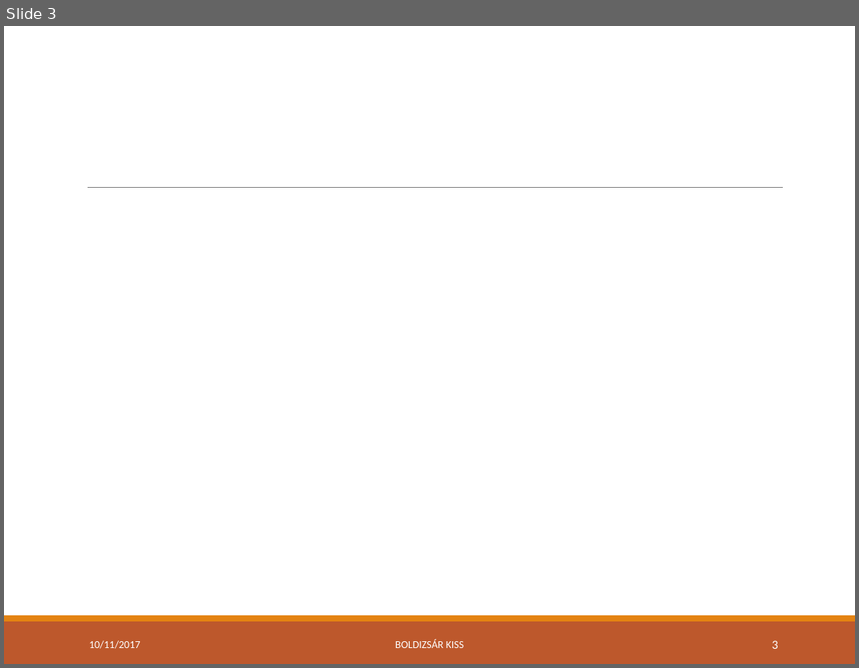
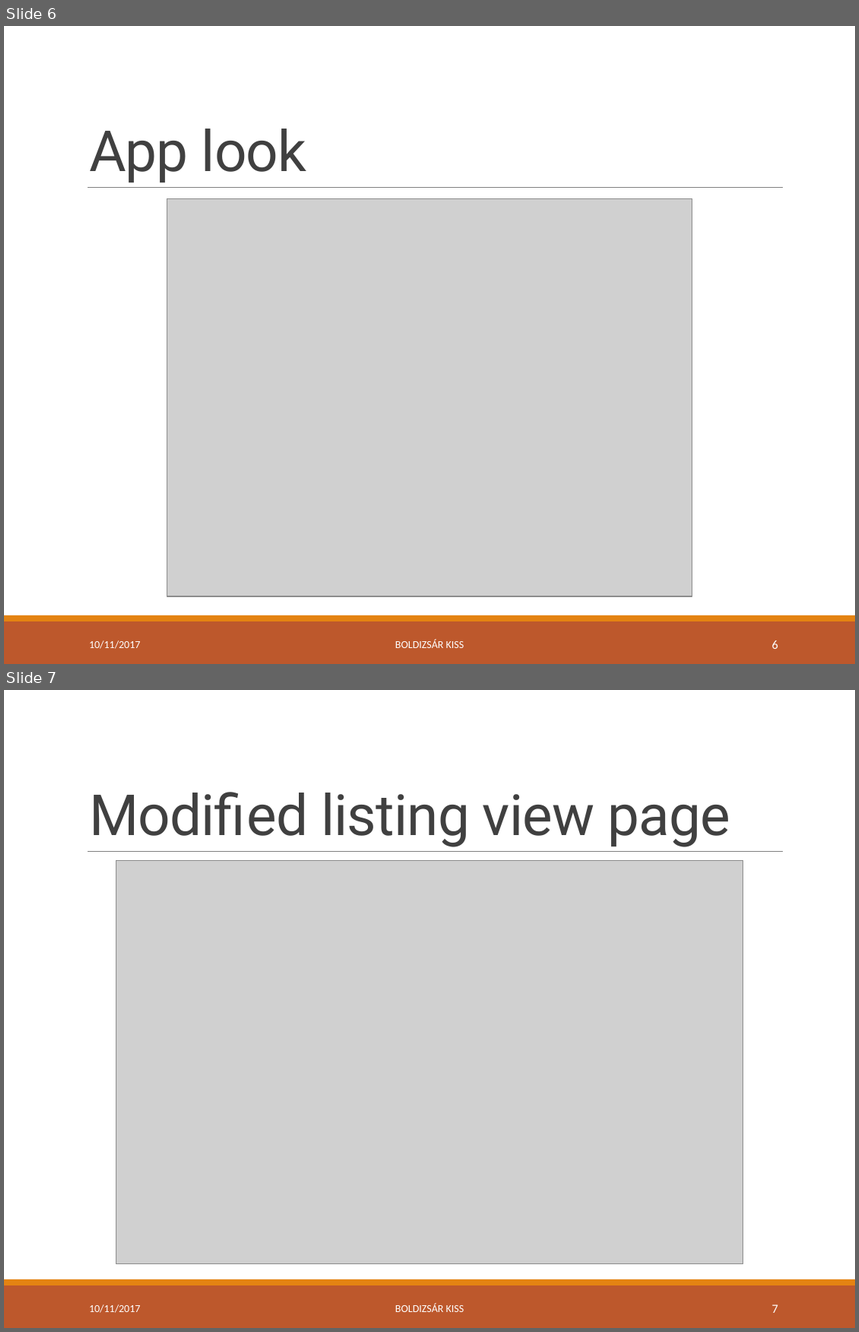
Before and after one commit to green-fox-academy/bpo106, a slide deck: week09/day05/demo/ppt-w09.pptx. Shown one above the other, each under a label of ours: slide 3 before the commit, slides 6 and 7 after it. The pictures are 859x668 and 859x1332 pixels, drawn with LibreOffice and Linux fonts; fonts in the diff are those of the drawing; grey boxes stand for pictures. Boxes give left, top, right and bottom in pixels: in the first picture for what was removed or moved away, otherwise in the second. Text is boxed around its words. In the diff, an @@ line names an element or a change of style, - is before the commit and + after.

```diff
--- a/week09/day05/demo/ppt-w09.pptx
+++ b/week09/day05/demo/ppt-w09.pptx
@@ slide 7 added at bbox=[4, 690, 855, 1328], background #FFFFFF; not listed: 3 template elements that a slide beside it also shows @@
@@ title added at bbox=[89, 792, 731, 847], 48 pt, text #404040 @@
+Modified listing view page
@@ picture added at bbox=[116, 860, 743, 1264] @@
@@ text added at bbox=[89, 1305, 141, 1313], 9 pt, text #FFFFFF @@
+10/11/2017
@@ text added at bbox=[395, 1303, 465, 1312], 9 pt, text #FFFFFF @@
+BOLDIZSÁR KISS
@@ page number added at bbox=[772, 1305, 778, 1313], 10.5 pt, text #FFFFFF @@
+7
@@ what was slide 3 is now slide 6 @@
@@ slide 6 changed as well @@
@@ title added at bbox=[89, 129, 307, 183], 48 pt, text #404040 @@
+App look
@@ picture added at bbox=[167, 199, 693, 598] @@
@@ page number at bbox=[772, 641, 778, 649]: text changed @@
-3
+6
```
Also in this commit, not shown: 5 other slides changed, 3 other slides added, 4 other files.
